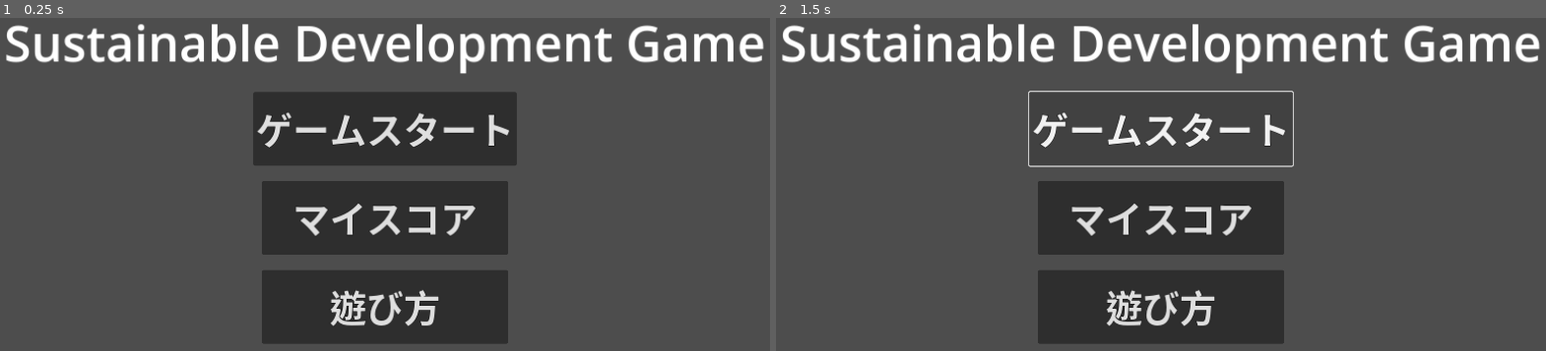
Above: before the commit, frames 1-2 (left to right).
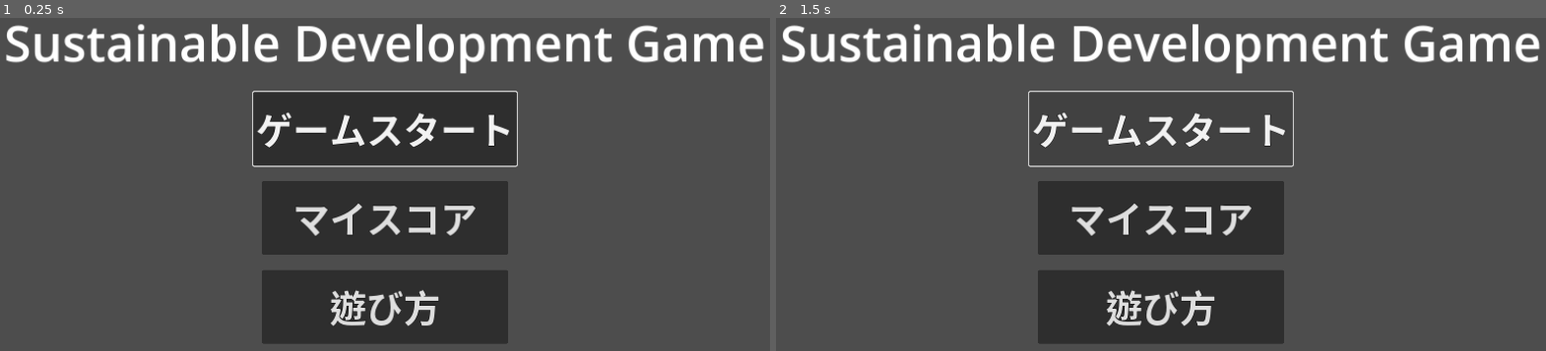
Above: after the commit, the same moments.

Repository: rikiaaaan/sustainable-development-game
Game: Godot game, scene res://title/title.tscn
Same seed, same stepped clock (60 frames per second), same inputs: the game is played once before the commit and once after it. This scene is started directly instead of the project's main scene.
Inputs:
- Up to frame 1 (0.25 s): no input
- Up to frame 2 (1.5 s): click "ゲームスタート" at 0.5 s; click "ゲームスタート" at 1.25 s

The runs differ from the first frame. In frame 1, 0.5% of the frame differs, in the area x 32-68%, y 21-45%; in frame 2, nothing differs.
Error in both runs: Invalid call. Nonexistent function 'change_scene' in base 'Window'. (res://title/title.gd:10)

Commit message:
タイトル画面で最初にゲームスタートボタンにフォーカスが当たるように変更

Diff:
--- a/title/title.gd
+++ b/title/title.gd
@@ -2,7 +2,7 @@
 
 func _ready() -> void:
 
-
+	$Ui/Title/GameStartButton.grab_focus()
 
 	return
 
